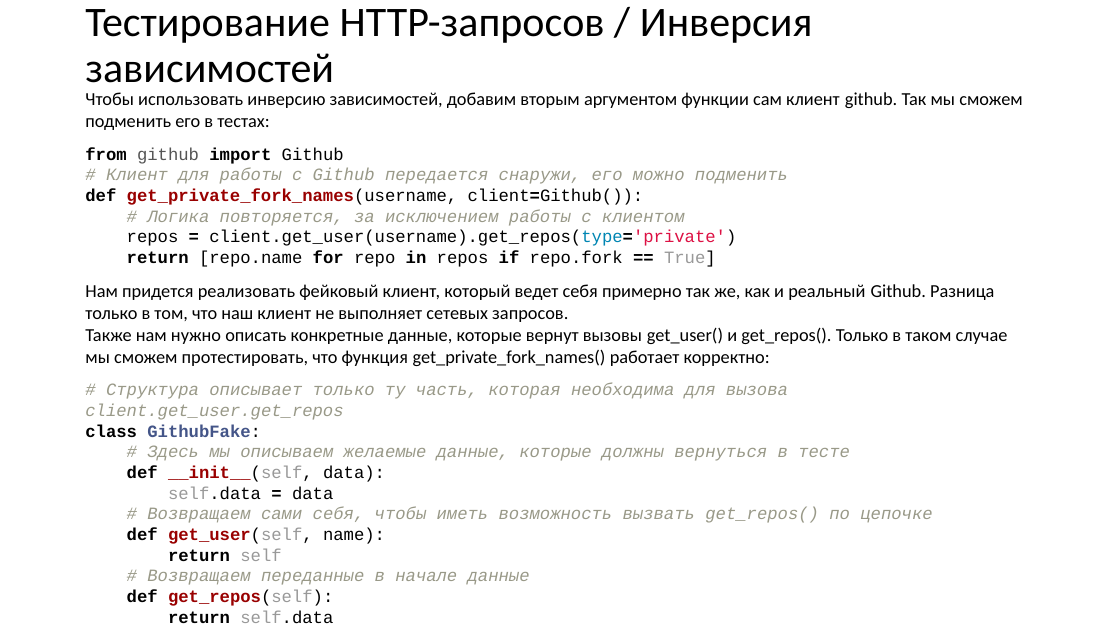
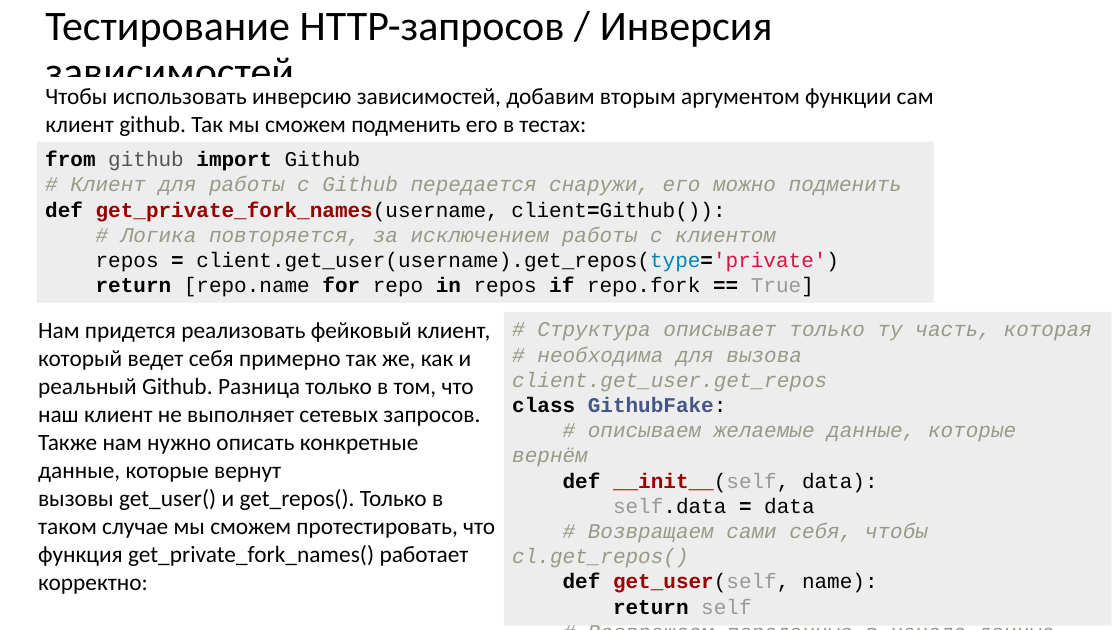
Before and after one commit to xtrueman/prog_instruments, a slide deck: slide 78 of presentations/UnitTests.pptx (slide 77 before the commit). Drawn at 1120x630 pixels with LibreOffice and Linux fonts; fonts in the diff are those of the drawing. Boxes give left, top, right and bottom in pixels: in the first picture for what was removed or moved away, otherwise in the second. Text is boxed around its words. In the diff, an @@ line names an element or a change of style, - is before the commit and + after.

```diff
--- a/presentations/UnitTests.pptx
+++ b/presentations/UnitTests.pptx
@@ title "Тестирование HTTP-запросов / Инверсия зависимостей" rewrapped from (85,9,813,83) to (45,13,773,96) @@
@@ text added at (37,77,1003,143), fill #FFFFFF, 20 pt, text #000000 @@
+Чтобы использовать инверсию зависимостей, добавим вторым аргументом функции сам клиент github. Так мы сможем подменить его в тестах:
@@ text removed at (85,92,1022,624) @@
-Чтобы использовать инверсию зависимостей, добавим вторым аргументом функции сам клиент github. Так мы сможем подменить его в тестах:
-from github import Github
-# Клиент для работы с Github передается снаружи, его можно подменить
-def get_private_fork_names(username, client=Github()):
-# Логика повторяется, за исключением работы с клиентом
-repos = client.get_user(username).get_repos(type='private')
-return [repo.name for repo in repos if repo.fork == True]
-Нам придется реализовать фейковый клиент, который ведет себя примерно так же, как и реальный Github. Разница только в том, что наш клиент не выполняет сетевых запросов.
-Также нам нужно описать конкретные данные, которые вернут вызовы get_user() и get_repos(). Только в таком случае мы сможем протестировать, что функция get_private_fork_names() работает корректно:
-# Структура описывает только ту часть, которая необходима для вызова client.get_user.get_repos
-class GithubFake:
-# Здесь мы описываем желаемые данные, которые должны вернуться в тесте
-def __init__(self, data):
-self.data = data
-# Возвращаем сами себя, чтобы иметь возможность вызвать get_repos() по цепочке
-def get_user(self, name):
-return self
-# Возвращаем переданные в начале данные
-def get_repos(self):
-return self.data
@@ rectangle added at (37,142,933,303), fill #EDEDED, 18 pt, text #000000 @@
+from github import Github
+# Клиент для работы с Github передается снаружи, его можно подменить
+def get_private_fork_names(username, client=Github()):
+# Логика повторяется, за исключением работы с клиентом
+repos = client.get_user(username).get_repos(type='private')
+return [repo.name for repo in repos if repo.fork == True]
@@ text added at (38,322,495,594), 20 pt, text #000000 @@
+Нам придется реализовать фейковый клиент, который ведет себя примерно так же, как и реальный Github. Разница только в том, что наш клиент не выполняет сетевых запросов.
+Также нам нужно описать конкретные данные, которые вернут вызовы get_user() и get_repos(). Только в таком случае мы сможем протестировать, что функция get_private_fork_names() работает корректно:
@@ rectangle added at (504,312,1112,626), fill #EDEDED, 18 pt, text #999988, italic @@
+# Структура описывает только ту часть, которая
+# необходима для вызова client.get_user.get_repos
+class GithubFake:
+# описываем желаемые данные, которые вернём
+def __init__(self, data):
+self.data = data
+# Возвращаем сами себя, чтобы cl.get_repos()
+def get_user(self, name):
+return self
+# Возвращаем переданные в начале данные
+def get_repos(self):
+return self.data
```
Also in this commit, not shown: 33 other slides changed, 2 slides added.
